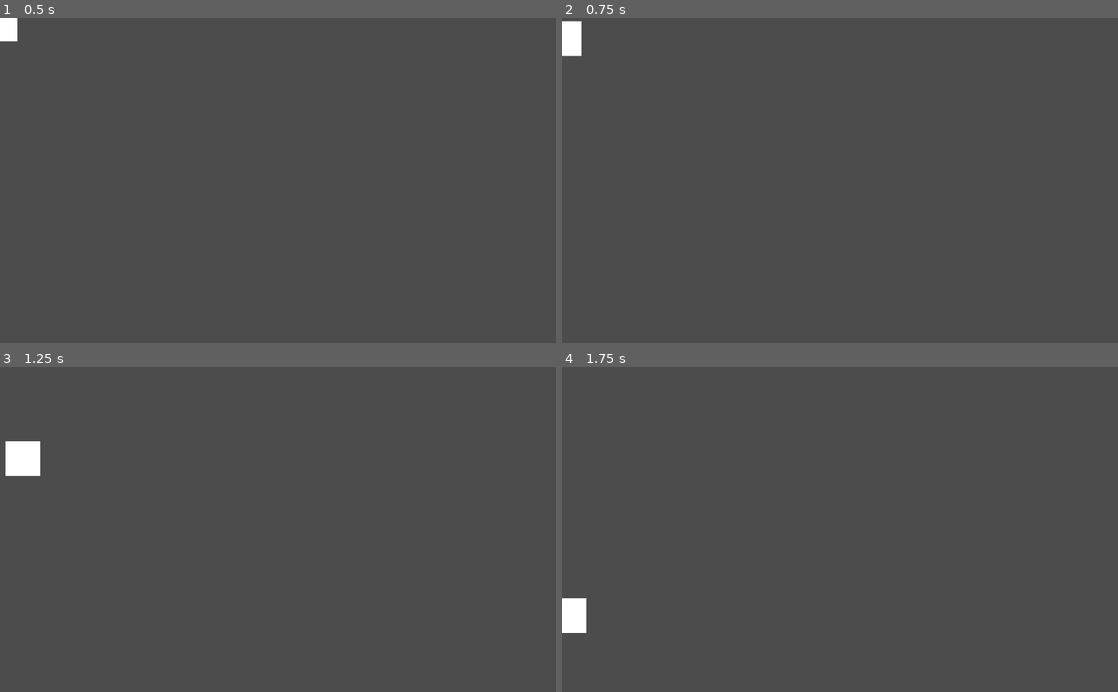
Above: before the commit, frames 1-4 (two rows, left to right).
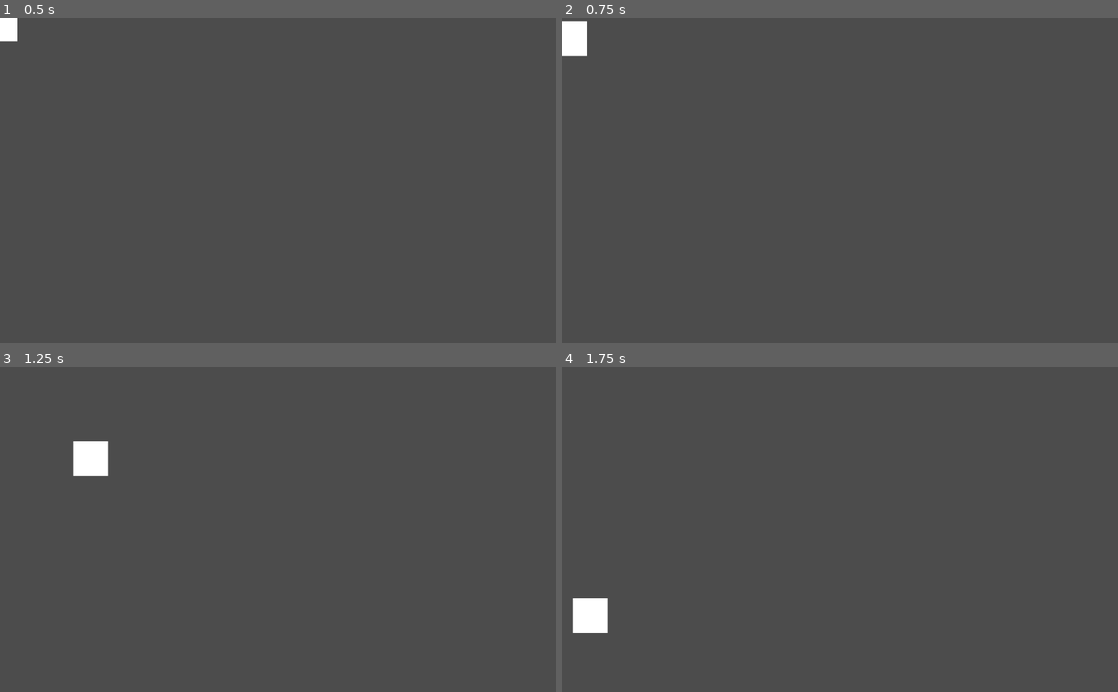
Above: after the commit, the same moments.

Repository: juliavila/just-a-color
Game: Godot game, scene res://Player/Player.tscn
Two runs of this game, one before a commit and one after it. Both use one fixed random seed, a clock stepped at 60 frames per second and the inputs below. The project has no main scene, so this scene is started directly.
Inputs:
- Up to frame 1 (0.5 s): no input
- Up to frame 2 (0.75 s): hold Right (ui_right) from 0.53 s (still down)
- Up to frame 3 (1.25 s): keep holding Right (ui_right)
- Up to frame 4 (1.75 s): release Right (ui_right) at 1.28 s; hold Left (ui_left) from 1.28 s (still down)

Frame 1 is identical in both runs. In frame 2, 0.1% of the frame differs, in the area x 3-5%, y 0-12%; in frame 3, 1.3%, in the area x 1-20%, y 22-34%; in frame 4, 0.6%.

Commit message:
tá dificil esse pulo

Diff:
--- a/Player/Player.gd
+++ b/Player/Player.gd
@@ -9,11 +9,11 @@
 var speed_y = 0
 var velocity = Vector2()
 
-const MAX_SPEED = 60000
-const ACCELERATION = 10000
-const DECELERATION = 20000
+const MAX_SPEED = 50000
+const ACCELERATION = 40000
+const DECELERATION = 90000
 
-const JUMP_FORCE = -500
+const JUMP_FORCE = -200
 const GRAVITY = 500
 
 func _ready():
@@ -41,10 +41,14 @@
 
 	speed_y += GRAVITY * delta
 
-	print (speed_y)
 	velocity.y += speed_y * delta
+	print (velocity.y)
 
 	move_and_slide(velocity)
+
+	if ($RayCast2D.is_colliding()):
+		speed_y = 0;
+
 
 func get_direction():
 
